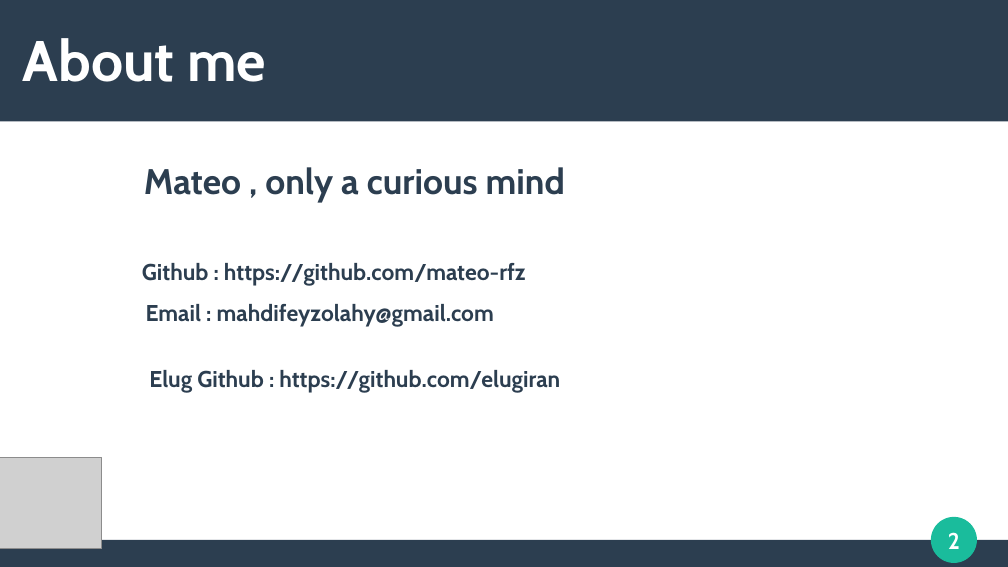
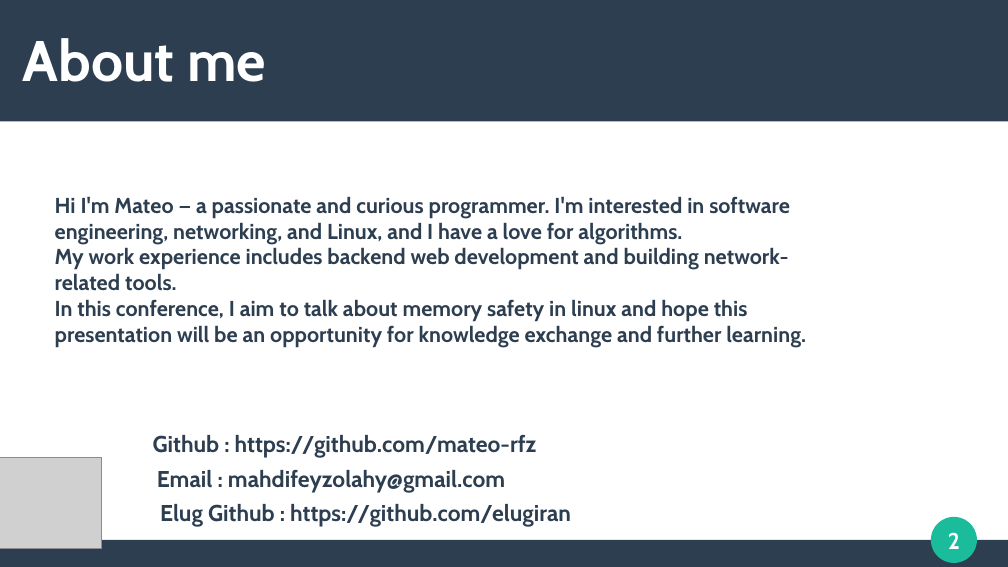
Before and after one commit to mateo-rfz/memorySafePresentationElug, a slide deck: slide 2 of memorySafe.odp. Drawn at 1008x567 pixels with LibreOffice and Linux fonts; fonts in the diff are those of the drawing; grey boxes stand for pictures. Boxes give left, top, right and bottom in pixels: in the first picture for what was removed or moved away, otherwise in the second. Text is boxed around its words. In the diff, an @@ line names an element or a change of style, - is before the commit and + after.

Commit message:
update about me page

```diff
--- a/memorySafe.odp
+++ b/memorySafe.odp
@@ text removed at [144,167,565,202] @@
-Mateo , only a curious mind
@@ text added at [55,196,806,348], 17 pt, text #2C3E50, bold @@
+Hi I'm Mateo — a passionate and curious programmer. I'm interested in software engineering, networking, and Linux, and I have a love for algorithms.
+My work experience includes backend web development and building network-related tools.
+In this conference, I aim to talk about memory safety in linux and hope this presentation will be an opportunity for knowledge exchange and further learning.
@@ text "Github : https://github.com/mateo-rfz": place and size @@
-text "Github : https://github.com/mateo-rfz" at [142,263,526,286]
+text "Github : https://github.com/mateo-rfz" at [153,435,537,458]
@@ text "Email : mahdifeyzolahy@gmail.com": place and size @@
-text "Email : mahdifeyzolahy@gmail.com" at [146,304,494,327]
+text "Email : mahdifeyzolahy@gmail.com" at [157,470,505,493]
@@ text "Elug Github : https://github.com/elugiran": place and size @@
-text "Elug Github : https://github.com/elugiran" at [149,370,560,393]
+text "Elug Github : https://github.com/elugiran" at [160,504,571,527]
```
